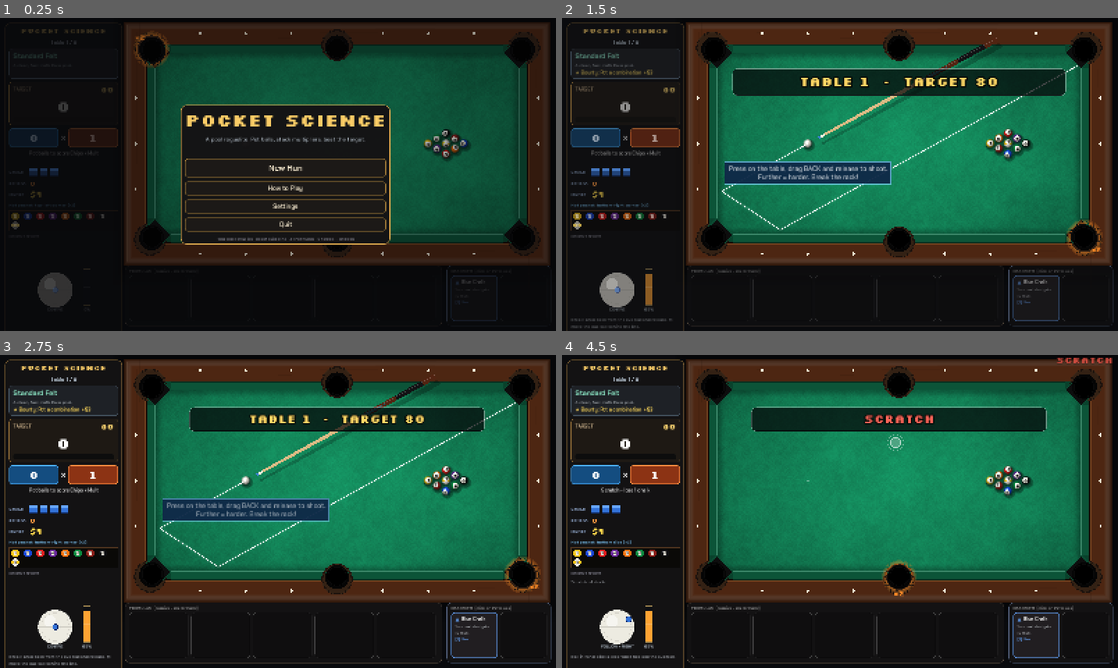
Above: before the commit, frames 1-4 (two rows, left to right).
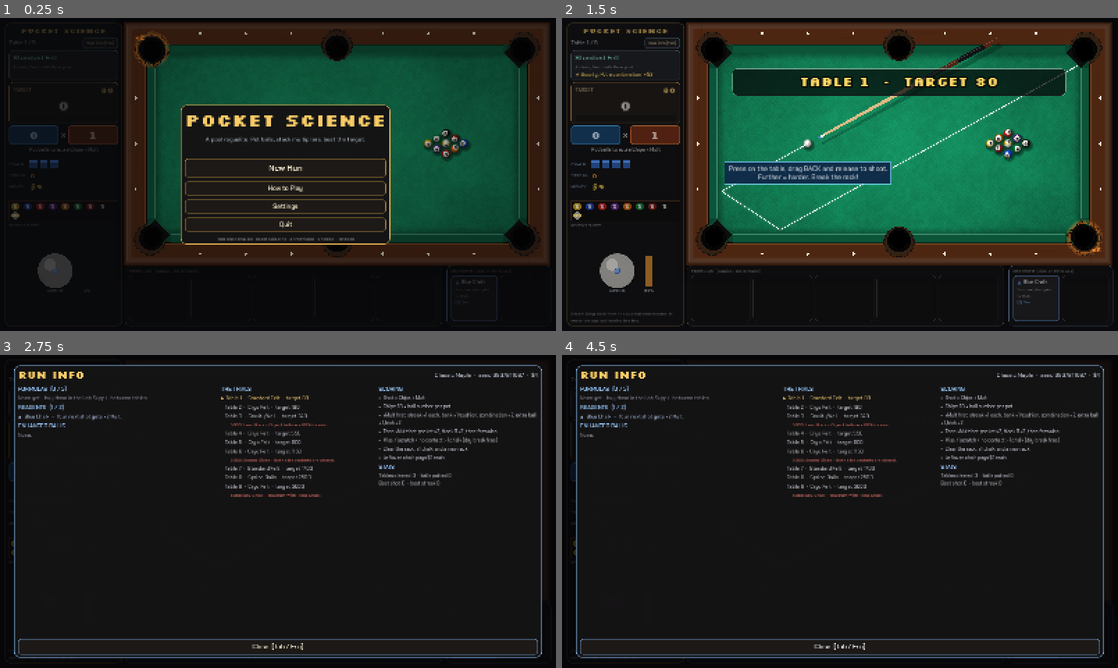
Above: after the commit, the same moments.

Repository: jordanbenjaminmitchell/pocket-science
Game: Godot game, scene res://main.tscn
Same seed, same stepped clock (60 frames per second), same inputs: the game is played once before the commit and once after it.
Inputs (mouse positions are in pixels of both pictures, inside the frame that each line leads up to):
- Up to frame 1 (0.25 s): no input
- Up to frame 2 (1.5 s): click "New Run" at 0.5 s; click "Choose" at 1.25 s
- Up to frame 3 (2.75 s): click (100, 380) at 2 s, where only the run after the commit has a clickable "Run info [Tab]"
- Up to frame 4 (4.5 s): tap Enter at 2.75 s; drag from (617, 627) to (895, 442) at 2.77 s; tap Space at 3.5 s; drag from (728, 527) to (812, 574) at 3.52 s; tap A at 4.25 s; move the mouse to (895, 442) at 4.27 s; hold Right from 4.28 s (still down); hold Shift from 4.28 s (still down)

The runs differ from the first frame. In frame 1, 1.7% of the frame differs, in the area x 1-22%, y 6-94%; in frame 2, 3.9%; in frame 3, 62%, in the area x 0-100%, y 1-100%; in frame 4, 61%.

Commit message:
Run info screen (Tab); compact side panel that provably fits on screen

Diff:
--- a/src/main.gd
+++ b/src/main.gd
@@ -226,6 +226,14 @@
 func _input(e: InputEvent) -> void:
 	if e is InputEventMouse:
 		mouse_pos = e.position
+	# Tab is also Godot UI focus navigation, so take it before the GUI does.
+	if e is InputEventKey and e.pressed and not e.echo and e.keycode == KEY_TAB:
+		if info_open:
+			_close_run_info()
+			get_viewport().set_input_as_handled()
+		elif not paused and (state == S.AIM or state == S.PLACE or state == S.SHOP):
+			_show_run_info()
+			get_viewport().set_input_as_handled()
 
 
 func _mouse_table() -> Vector2:
@@ -799,7 +807,7 @@
 	if e is InputEventKey and e.pressed and not e.echo:
 		if paused:
 			if e.keycode == KEY_ESCAPE:
-				_resume()
+				_close_run_info()
 			return
 		_key(e.keycode)
 		return
@@ -984,14 +992,20 @@
 	left.add_theme_stylebox_override("panel", _style(Color(0.075, 0.07, 0.075, 1.0), Color(0.55, 0.42, 0.22), 2, 14))
 	root.add_child(left)
 	var lv := VBoxContainer.new()
-	lv.add_theme_constant_override("separation", 8)
+	lv.add_theme_constant_override("separation", 5)
 	left.add_child(lv)
 	var title := _label("POCKET SCIENCE", 22, Color(0.95, 0.78, 0.4), F_PIXB)
 	title.horizontal_alignment = HORIZONTAL_ALIGNMENT_CENTER
 	lv.add_child(title)
+	var round_row := HBoxContainer.new()
+	lv.add_child(round_row)
 	lbl_round = _label("Table 1 / 9", 16, Color(0.7, 0.75, 0.8))
-	lbl_round.horizontal_alignment = HORIZONTAL_ALIGNMENT_CENTER
-	lv.add_child(lbl_round)
+	lbl_round.size_flags_horizontal = Control.SIZE_EXPAND_FILL
+	round_row.add_child(lbl_round)
+	var info_btn := _button("Run info [Tab]", _show_run_info, Color(0.5, 0.7, 0.9))
+	info_btn.add_theme_font_size_override("font_size", 12)
+	info_btn.custom_minimum_size = Vector2(0, 26)
+	round_row.add_child(info_btn)
 
 	var labbox := PanelContainer.new()
 	labbox.add_theme_stylebox_override("panel", _style(Color(0.12, 0.13, 0.15), Color(0.25, 0.3, 0.35), 1, 8))
@@ -1024,7 +1038,7 @@
 	th.add_child(sp)
 	lbl_target = _label("150", 22, Color(1.0, 0.85, 0.45), F_PIXB)
 	th.add_child(lbl_target)
-	lbl_score = _label("0", 44, Color.WHITE, F_PIXB)
+	lbl_score = _label("0", 38, Color.WHITE, F_PIXB)
 	lbl_score.horizontal_alignment = HORIZONTAL_ALIGNMENT_CENTER
 	tv.add_child(lbl_score)
 	score_bar = ProgressBar.new()
@@ -1061,7 +1075,7 @@
 	lbl_line = _label("Pot balls to score Chips × Mult", 14, Color(0.85, 0.85, 0.85))
 	lbl_line.horizontal_alignment = HORIZONTAL_ALIGNMENT_CENTER
 	lbl_line.autowrap_mode = TextServer.AUTOWRAP_WORD_SMART
-	lbl_line.custom_minimum_size = Vector2(290, 40)
+	lbl_line.custom_minimum_size = Vector2(290, 32)
 	lv.add_child(lbl_line)
 
 	var stats := GridContainer.new()
@@ -1086,7 +1100,7 @@
 	lv.add_child(tray)
 	lv.add_child(_label("RECENT SHOTS", 12, Color(0.5, 0.5, 0.55)))
 	log_label = _label("", 13, Color(0.8, 0.82, 0.85), F_REG)
-	log_label.custom_minimum_size = Vector2(290, 70)
+	log_label.custom_minimum_size = Vector2(290, 52)
 	lv.add_child(log_label)
 
 	var ctrl := HBoxContainer.new()
@@ -1095,12 +1109,12 @@
 	lv.add_child(ctrl)
 	spin_w = SpinWidget.new()
 	spin_w.font = F_SEMI
-	spin_w.custom_minimum_size = Vector2(130, 130)
+	spin_w.custom_minimum_size = Vector2(108, 108)
 	spin_w.changed.connect(_on_spin)
 	ctrl.add_child(spin_w)
 	power_w = PowerMeter.new()
 	power_w.font = F_SEMI
-	power_w.custom_minimum_size = Vector2(40, 130)
+	power_w.custom_minimum_size = Vector2(40, 108)
 	ctrl.add_child(power_w)
 
 	var filler := Control.new()
@@ -1108,7 +1122,7 @@
 	lv.add_child(filler)
 	lbl_hint = _label("", 13, Color(0.7, 0.72, 0.75), F_REG)
 	lbl_hint.autowrap_mode = TextServer.AUTOWRAP_WORD_SMART
-	lbl_hint.custom_minimum_size = Vector2(290, 50)
+	lbl_hint.custom_minimum_size = Vector2(290, 34)
 	lv.add_child(lbl_hint)
 
 	# ---------------- bottom bar: formulas + reagents
@@ -1233,8 +1247,6 @@
 		flags.append("Forecast active")
 	if run.formulas.has("catalyst"):
 		flags.append("Catalyst: +%s Mult" % _fmt(run.catalyst))
-	if run.hot_pocket >= 0:
-		flags.append("Hot pocket: %s (×%d)" % [TableLayout.pocket_name(run.hot_pocket), 3 if run.formulas.has("heat") else 2])
 	flags_label.text = "\n".join(flags)
 	_refresh_tray()
 	if score_t >= 1.0:
@@ -2029,7 +2041,134 @@
 		if was_break and result.foul == "Miss":
 			line = "Dry break"
 	shot_log.push_front(line)
-	if shot_log.size() > 4:
-		shot_log.resize(4)
+	if shot_log.size() > 3:
+		shot_log.resize(3)
 	log_label.text = "
 ".join(shot_log)
+
+
+## ================================================================ run info
+var info_open := false
+
+
+func _close_run_info() -> void:
+	if not info_open:
+		_resume()
+		return
+	info_open = false
+	if state == S.SHOP:
+		paused = false
+		_refresh_shop()
+	else:
+		_resume()
+
+
+## Everything about the current build in one place.
+func _show_run_info() -> void:
+	if not (state == S.AIM or state == S.PLACE or state == S.PICK or state == S.SHOP):
+		return
+	info_open = true
+	paused = true
+	_clear_overlay()
+	_dim(0.82)
+	var p := PanelContainer.new()
+	p.add_theme_stylebox_override("panel", _style(Color(0.08, 0.075, 0.08, 0.99), Color(0.5, 0.7, 0.9), 2, 16))
+	p.position = Vector2(40, 30)
+	p.size = Vector2(1520, 840)
+	overlay.add_child(p)
+	var outer := VBoxContainer.new()
+	outer.add_theme_constant_override("separation", 10)
+	p.add_child(outer)
+	var head := HBoxContainer.new()
+	outer.add_child(head)
+	head.add_child(_label("RUN INFO", 30, Color(0.98, 0.8, 0.4), F_PIXB))
+	var sp := Control.new()
+	sp.size_flags_horizontal = Control.SIZE_EXPAND_FILL
+	head.add_child(sp)
+	var cue: Dictionary = Catalog.CUES.get(run.cue, Catalog.CUES.maple)
+	head.add_child(_label("%s  ·  seed %d  ·  $%d" % [cue.name, run.seed_value, run.money], 17, Color(0.8, 0.85, 0.9), F_REG))
+	var cols := HBoxContainer.new()
+	cols.add_theme_constant_override("separation", 24)
+	cols.size_flags_vertical = Control.SIZE_EXPAND_FILL
+	outer.add_child(cols)
+
+	# Column 1: build
+	var c1 := VBoxContainer.new()
+	c1.custom_minimum_size = Vector2(560, 0)
+	c1.add_theme_constant_override("separation", 6)
+	cols.add_child(c1)
+	c1.add_child(_label("FORMULAS  (%d / %d)" % [run.formulas.size(), RunState.MAX_FORMULAS], 16, Color(0.6, 0.8, 1.0)))
+	if run.formulas.is_empty():
+		c1.add_child(_label("None yet - buy them in the Lab Supply between tables.", 15, Color(0.6, 0.6, 0.65), F_REG))
+	for id in run.formulas:
+		var fd: Dictionary = Catalog.FORMULAS[id]
+		var l := _label("%s  %s  (%s)  -  %s" % [fd.icon, fd.name, Catalog.rarity_name(fd.r), fd.desc], 15, Catalog.rarity_color(fd.r).lerp(Color.WHITE, 0.5), F_REG)
+		l.autowrap_mode = TextServer.AUTOWRAP_WORD_SMART
+		l.custom_minimum_size = Vector2(560, 0)
+		c1.add_child(l)
+	if run.formulas.has("catalyst"):
+		c1.add_child(_label("Catalyst is at +%s Mult." % _fmt(run.catalyst), 14, Color(1.0, 0.6, 0.3), F_REG))
+	c1.add_child(_label("REAGENTS  (%d / %d)" % [run.reagents.size(), RunState.MAX_REAGENTS], 16, Color(0.6, 0.8, 1.0)))
+	if run.reagents.is_empty():
+		c1.add_child(_label("None.", 15, Color(0.6, 0.6, 0.65), F_REG))
+	for id in run.reagents:
+		var rd: Dictionary = Catalog.REAGENTS[id]
+		var l := _label("%s  %s  -  %s" % [rd.icon, rd.name, rd.desc], 15, Color(0.75, 0.85, 1.0), F_REG)
+		l.autowrap_mode = TextServer.AUTOWRAP_WORD_SMART
+		l.custom_minimum_size = Vector2(560, 0)
+		c1.add_child(l)
+	c1.add_child(_label("ENHANCED BALLS", 16, Color(0.6, 0.8, 1.0)))
+	if run.isotopes.is_empty():
+		c1.add_child(_label("None.", 15, Color(0.6, 0.6, 0.65), F_REG))
+	var balls := run.isotopes.keys()
+	balls.sort()
+	for n in balls:
+		var iso: Dictionary = Catalog.ISOTOPES[run.isotopes[n]]
+		c1.add_child(_label("%d-ball: %s - %s" % [n, iso.name, iso.desc], 15, iso.color, F_REG))
+
+	# Column 2: tables
+	var c2 := VBoxContainer.new()
+	c2.custom_minimum_size = Vector2(430, 0)
+	c2.add_theme_constant_override("separation", 6)
+	cols.add_child(c2)
+	c2.add_child(_label("THE TRIALS", 16, Color(0.6, 0.8, 1.0)))
+	for i in run.plan.size():
+		var t: Dictionary = run.plan[i]
+		var mark := "▶ " if i == run.table_index else ("✔ " if i < run.table_index else "   ")
+		var txt := "%sTable %d  ·  %s  ·  target %d" % [mark, i + 1, Catalog.LABS[t.lab].name, t.target]
+		var col := Color(1.0, 0.85, 0.45) if i == run.table_index else (Color(0.5, 0.75, 0.55) if i < run.table_index else Color(0.8, 0.82, 0.85))
+		c2.add_child(_label(txt, 15, col, F_REG))
+		if t.anomaly != "":
+			var an: Dictionary = Catalog.ANOMALIES[t.anomaly]
+			c2.add_child(_label("        BOSS: %s - %s" % [an.name, an.desc], 13, Color(1.0, 0.5, 0.45), F_REG))
+	if run.endless:
+		c2.add_child(_label("Endless: table %d (target %d)" % [run.table_index + 1, run.target()], 15, Color(1.0, 0.85, 0.45), F_REG))
+
+	# Column 3: rules
+	var c3 := VBoxContainer.new()
+	c3.size_flags_horizontal = Control.SIZE_EXPAND_FILL
+	c3.add_theme_constant_override("separation", 6)
+	cols.add_child(c3)
+	c3.add_child(_label("SCORING", 16, Color(0.6, 0.8, 1.0)))
+	var streak_per := 2 if run.formulas.has("streak") else 1
+	var hot_x := 3 if run.formulas.has("heat") else 2
+	var rules := [
+		"Shot = Chips × Mult",
+		"Chips: 10 + ball number per pot",
+		"+Mult first: streak +%d each, bank +1/cushion, combination +2, extra ball +1, kick +2" % streak_per,
+		"Then ×Mult: hot pocket ×%d, black 8 ×2, then formulas" % hot_x,
+		"Miss / scratch / no contact: -1 chalk (dry break free)",
+		"Clear the rack: +1 chalk and a new rack",
+		"Leftover chalk pays $1 each",
+	]
+	for r in rules:
+		var l := _label("•  " + r, 14, Color(0.82, 0.84, 0.87), F_REG)
+		l.autowrap_mode = TextServer.AUTOWRAP_WORD_SMART
+		l.custom_minimum_size = Vector2(400, 0)
+		c3.add_child(l)
+	c3.add_child(_label("STATS", 16, Color(0.6, 0.8, 1.0)))
+	c3.add_child(_label("Tables cleared %d  ·  balls potted %d
+Best shot %d  ·  best streak %d" % [run.tables_cleared, run.total_pots, run.best_shot, run.best_streak], 14, Color(0.82, 0.84, 0.87), F_REG))
+	var close := _button("Close  [Tab / Esc]", _close_run_info, Color(0.5, 0.7, 0.9))
+	close.custom_minimum_size = Vector2(0, 46)
+	outer.add_child(close)
--- a/tests/test_screens.gd
+++ b/tests/test_screens.gd
@@ -41,7 +41,17 @@
 			g.paused = false
 			g._clear_overlay()
 			g._show_shop([["Table cleared", 3]]),
-		"game over": func(): g._show_game_over(),
+		"run info": func():
+			g._clear_overlay()
+			g.paused = false
+			g.state = g.S.AIM
+			g.run.formulas.assign(["golden", "bank", "catalyst", "heat", "streak"])
+			g.run.reagents.assign(["bluechalk", "forecast"])
+			g.run.isotopes = {3: "neon", 11: "glass"}
+			g._show_run_info(),
+		"game over": func():
+			g._close_run_info()
+			g._show_game_over(),
 		"victory": func(): g._show_victory([["Table cleared", 5]]),
 	}
 	for name in screens:
@@ -56,6 +66,33 @@
 			var r: Rect2 = p.get_global_rect()
 			var inside := r.position.x >= 0 and r.position.y >= 0 and r.end.x <= 1600.5 and r.end.y <= 900.5
 			check(inside and r.size.y > 80, "%s panel on-screen %s" % [name, r])
+	# The HUD side panel must fit on screen with a full build (5 formulas, streak, flags).
+	g._clear_overlay()
+	g.paused = false
+	g.run.bluechalk = true
+	g.run.forecast = true
+	g.run.streak = 4
+	g._refresh_hud()
+	for i in 3:
+		await process_frame
+	var lp: Rect2 = g.left_panel.get_global_rect()
+	check(lp.end.y <= 890.0, "side panel fits on screen (bottom %.0f)" % lp.end.y)
+	var hint_bottom: float = g.lbl_hint.get_global_rect().end.y
+	check(hint_bottom <= 890.0, "hint text visible (bottom %.0f)" % hint_bottom)
+	# Tab toggles run info from aim and returns to aim.
+	g._clear_overlay()
+	g.paused = false
+	g.info_open = false
+	g.state = g.S.AIM
+	var tab := InputEventKey.new()
+	tab.keycode = KEY_TAB
+	tab.pressed = true
+	root.push_input(tab)
+	await process_frame
+	check(g.info_open and g.paused, "Tab opens run info and pauses")
+	root.push_input(tab)
+	await process_frame
+	check(not g.info_open and not g.paused and g.state == g.S.AIM, "Tab closes run info back to aim")
 	RunState.clear_save()
 	print("screens tests: %d failures" % failures)
 	quit(1 if failures > 0 else 0)
--- a/tools/capture.gd
+++ b/tools/capture.gd
@@ -25,6 +25,16 @@
 			await _frames(140)
 		"settings":
 			game._show_settings(game._show_title)
+			await _frames(4)
+		"info":
+			game._new_run()
+			game.run.formulas.assign(["golden", "bank", "catalyst", "heat", "streak"])
+			game.run.reagents.assign(["bluechalk", "forecast"])
+			game.run.isotopes = {3: "neon", 11: "glass"}
+			game.run.catalyst = 2.5
+			game.run.table_index = 3
+			await _frames(3)
+			game._show_run_info()
 			await _frames(4)
 		"help":
 			game._show_help()
Not shown, changed: RELEASE_TODO.md
